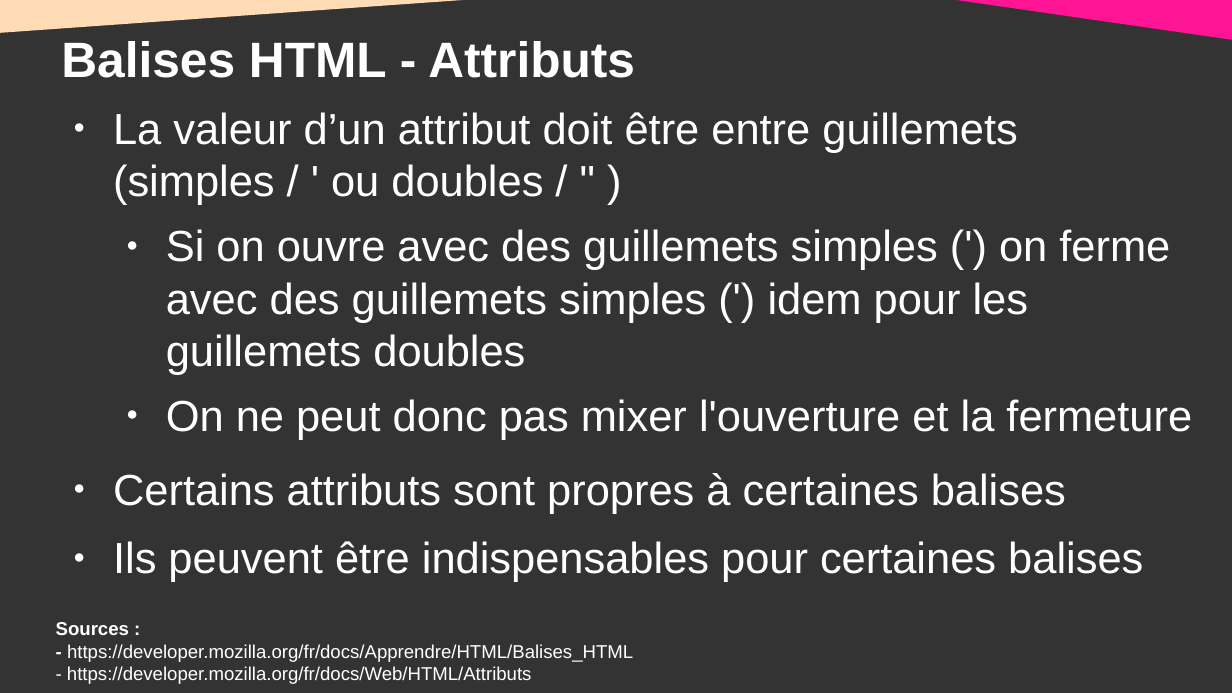
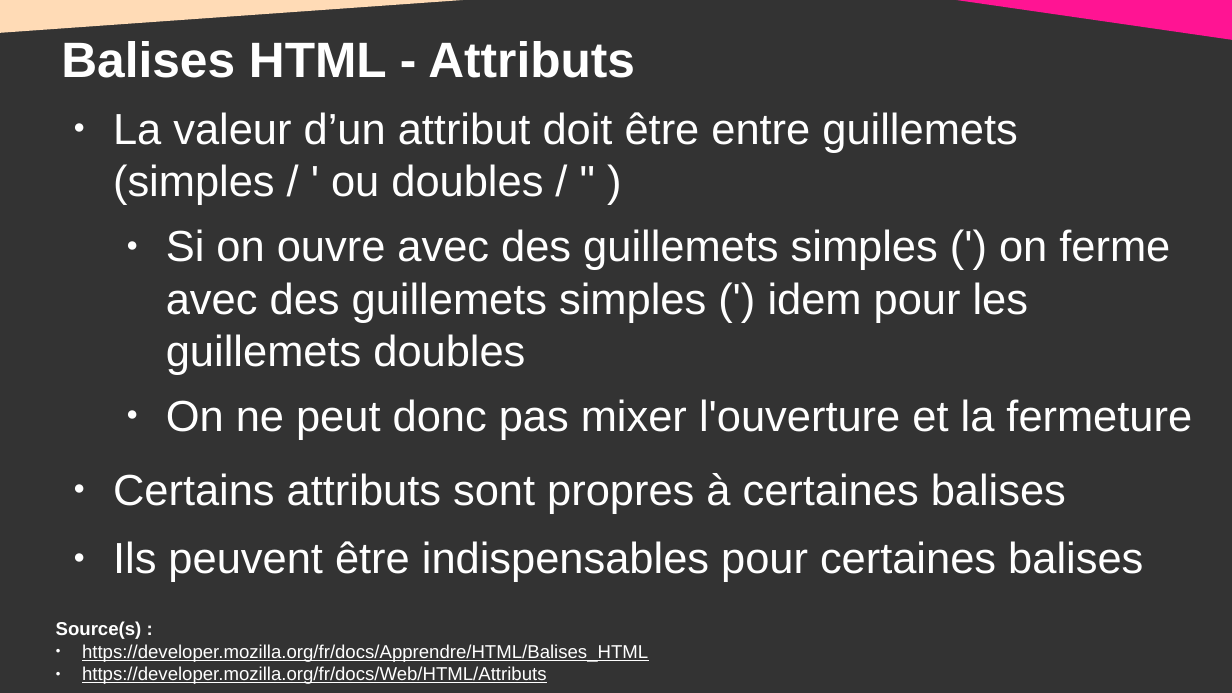
Before and after one commit to DanYellow/cours, a slide deck: slide 28 of integration-web-s1/travaux-pratiques/numero-1/presentation.odp. Drawn at 1232x693 pixels with LibreOffice and Linux fonts; fonts in the diff are those of the drawing. Boxes give left, top, right and bottom in pixels: in the first picture for what was removed or moved away, otherwise in the second. Text is boxed around its words. In the diff, an @@ line names an element or a change of style, - is before the commit and + after.

```diff
--- a/integration-web-s1/travaux-pratiques/numero-1/presentation.odp
+++ b/integration-web-s1/travaux-pratiques/numero-1/presentation.odp
@@ text at (56, 621, 648, 684): text changed @@
-Sources :
-- https://developer.mozilla.org/fr/docs/Apprendre/HTML/Balises_HTML
-- https://developer.mozilla.org/fr/docs/Web/HTML/Attributs
+Source(s) :
+● https://developer.mozilla.org/fr/docs/Apprendre/HTML/Balises_HTML
+● https://developer.mozilla.org/fr/docs/Web/HTML/Attributs
```
Also in this commit, not shown: 10 other slides changed, 1 other file.
